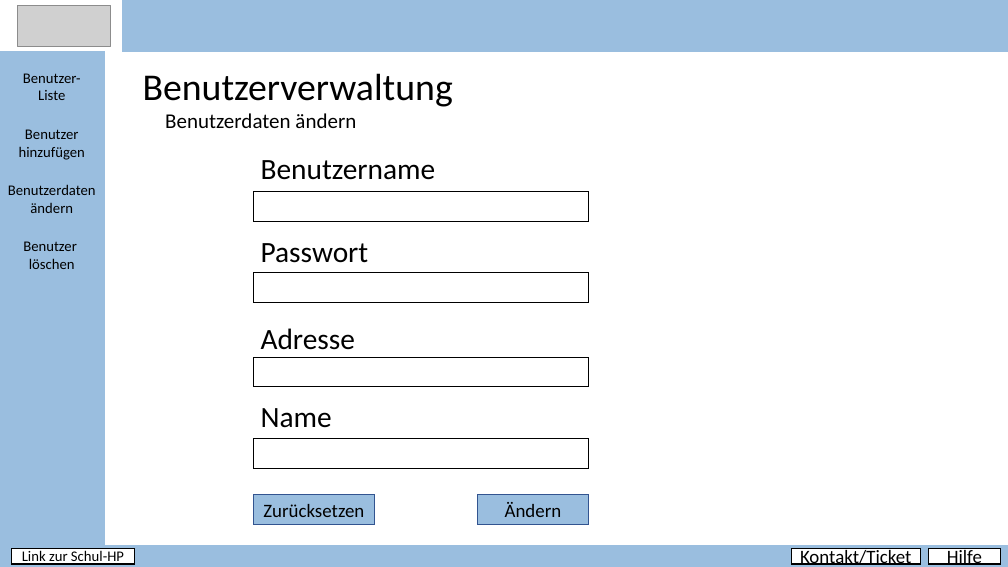
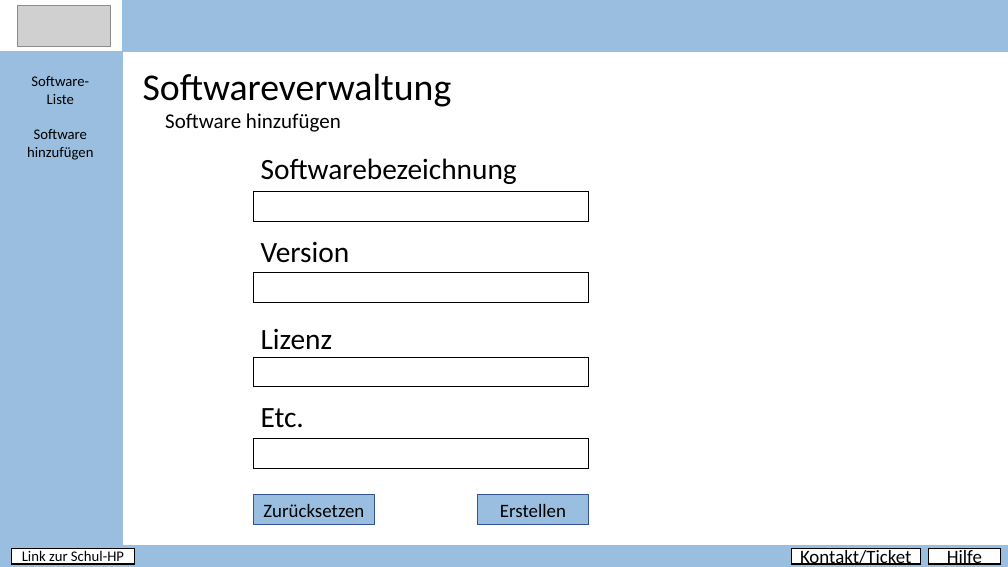
Before and after one commit to PapAnte/g2schoolproject, a slide deck: slide 11 of Layout.pptx (slide 5 before the commit). Drawn at 1008x567 pixels with LibreOffice and Linux fonts; fonts in the diff are those of the drawing; grey boxes stand for pictures. Boxes give left, top, right and bottom in pixels: in the first picture for what was removed or moved away, otherwise in the second. Text is boxed around its words. In the diff, an @@ line names an element or a change of style, - is before the commit and + after.

Commit message:
added layout for softwareinterface, supplierinterface, roominterface

```diff
--- a/Layout.pptx
+++ b/Layout.pptx
@@ rectangle: place and size @@
-rectangle at (0,51,104,545)
+rectangle at (0,51,123,545)
@@ text "Software-": place and size @@
-text "Software-" at (23,73,81,100)
+text "Software-" at (31,76,89,104)
@@ text at (31,76,89,86): text changed @@
-Benutzer-
+Software-
@@ text at (143,73,452,107): text changed @@
-Benutzerverwaltung
+Softwareverwaltung
@@ text removed at (165,113,356,128) @@
-Benutzerdaten ändern
@@ text added at (165,113,341,132), 20 pt, text #000000 @@
+Software hinzufügen
@@ text at (27,129,93,160): text changed @@
-Benutzer hinzufügen
+Software hinzufügen
@@ text at (261,158,517,184): text changed @@
-Benutzername
+Softwarebezeichnung
@@ text removed at (8,184,96,213) @@
-Benutzerdaten ändern
@@ text removed at (23,241,77,269) @@
-Benutzer
-löschen
@@ text at (261,242,350,263): text changed @@
-Passwort
+Version
@@ text at (261,329,333,350): text changed @@
-Adresse
+Lizenz
@@ text at (261,408,304,428): text changed @@
-Name
+Etc.
@@ text in rectangle at (500,504,566,517): text changed @@
-Ändern
+Erstellen
```
Also in this commit, not shown: 6 other slides changed, 9 slides added, 1 slide removed.
